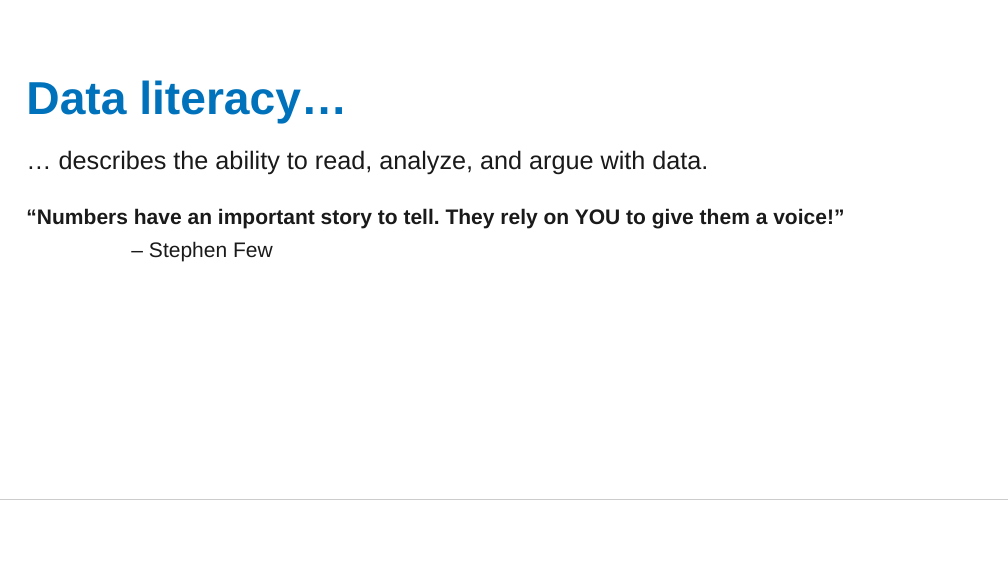
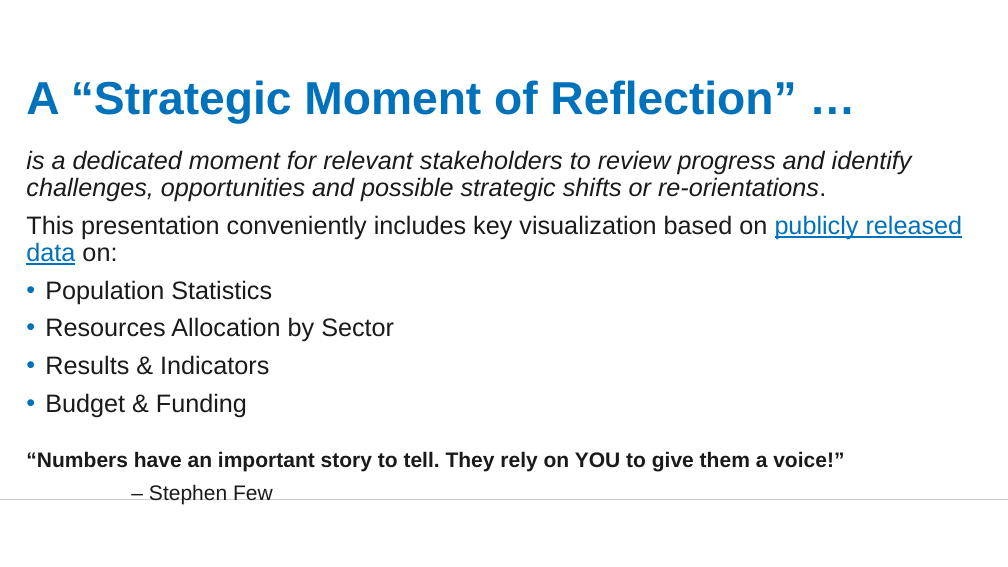
Before and after one commit to unhcr-americas/iati, a slide deck: slide 2 of inst/rmarkdown/templates/iati_prez/skeleton/skeleton.pptx. Drawn at 1008x567 pixels with LibreOffice and Linux fonts; fonts in the diff are those of the drawing; background and template pictures are left out. Boxes give left, top, right and bottom in pixels: in the first picture for what was removed or moved away, otherwise in the second. Text is boxed around its words. In the diff, an @@ line names an element or a change of style, - is before the commit and + after.

```diff
--- a/inst/rmarkdown/templates/iati_prez/skeleton/skeleton.pptx
+++ b/inst/rmarkdown/templates/iati_prez/skeleton/skeleton.pptx
@@ title at (x1=26, y1=80, x2=796, y2=124): text changed @@
-Data literacy…
+A “Strategic Moment of Reflection” …
@@ text at (x1=26, y1=150, x2=963, y2=417): text changed @@
-… describes the ability to read, analyze, and argue with data.
+is a dedicated moment for relevant stakeholders to review progress and identify challenges, opportunities and possible strategic shifts or re-orientations.
+This presentation conveniently includes key visualization based on publicly released data on:
+• Population Statistics
+• Resources Allocation by Sector
+• Results & Indicators
+• Budget & Funding
```
Also in this commit, not shown: 8 other slides changed, 39 slides added, 13 slides removed, 54 other files.
